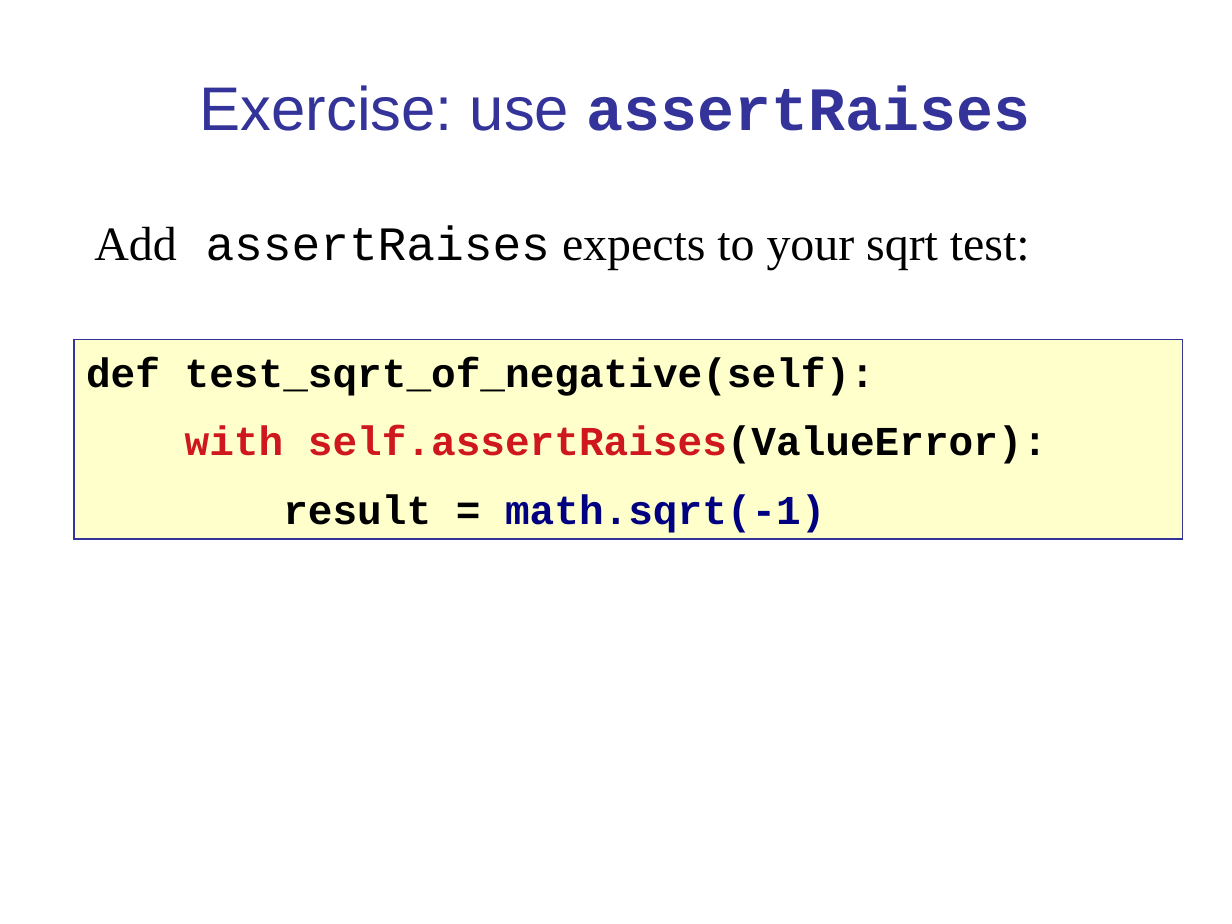
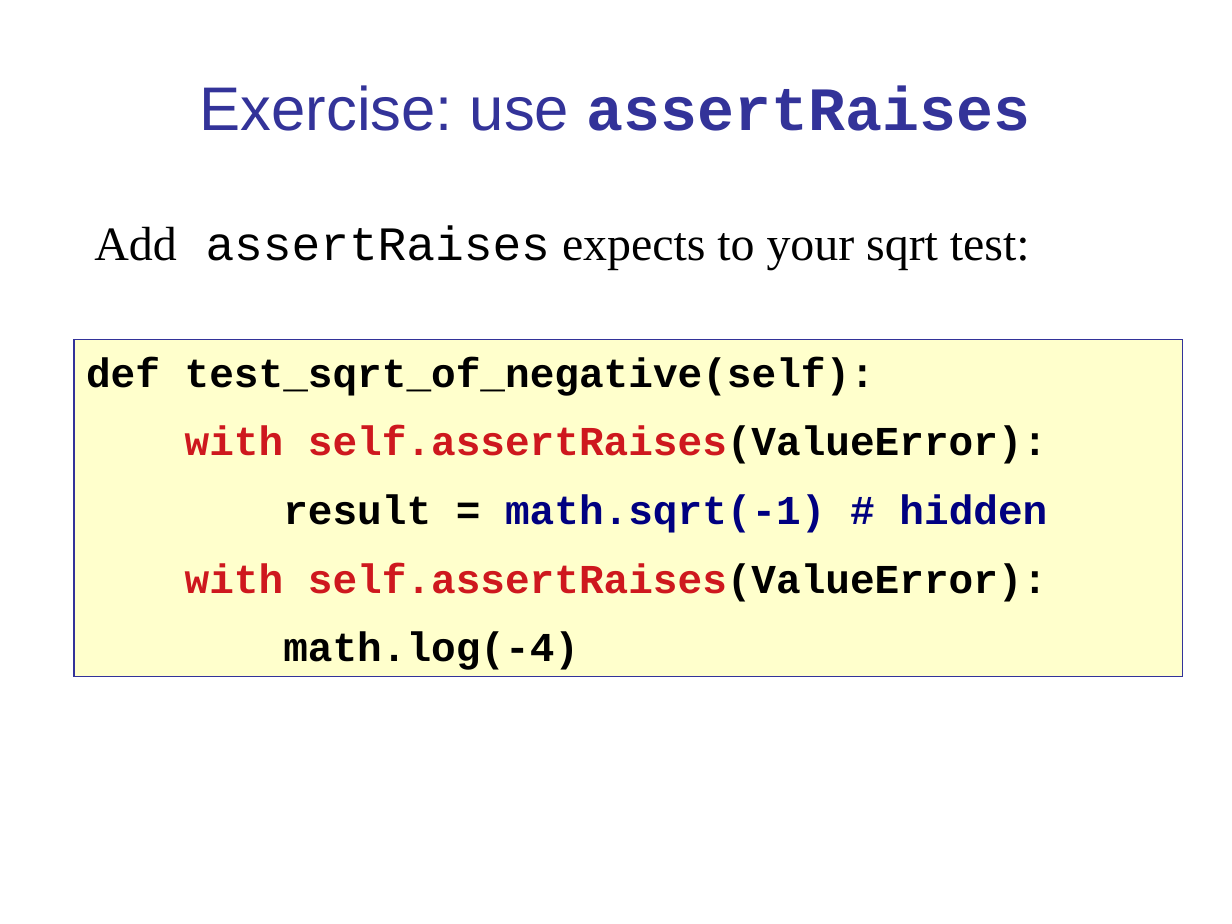
Before and after one commit to cpske/ISP, a slide deck: slide 20 of testing/PythonUnitTesting.ppt. Drawn at 1232x924 pixels with LibreOffice and Linux fonts; fonts in the diff are those of the drawing. Boxes give left, top, right and bottom in pixels: in the first picture for what was removed or moved away, otherwise in the second. Text is boxed around its words. In the diff, an @@ line names an element or a change of style, - is before the commit and + after.

```diff
--- a/testing/PythonUnitTesting.ppt
+++ b/testing/PythonUnitTesting.ppt
@@ rectangle "def test_sqrt_of_negative(self):": place and size @@
-rectangle "def test_sqrt_of_negative(self):" at <box>74,340,1183,540</box>
+rectangle "def test_sqrt_of_negative(self):" at <box>74,340,1183,676</box>
@@ text in rectangle at <box>185,494,1047,670</box>: text changed; text colour #000080 to #000000 @@
-result = math.sqrt(-1)
+result = math.sqrt(-1) # hidden
+with self.assertRaises(ValueError):
+math.log(-4)
```
Also in this commit, not shown: 22 other slides changed, 1 slide added, 4 other files.
